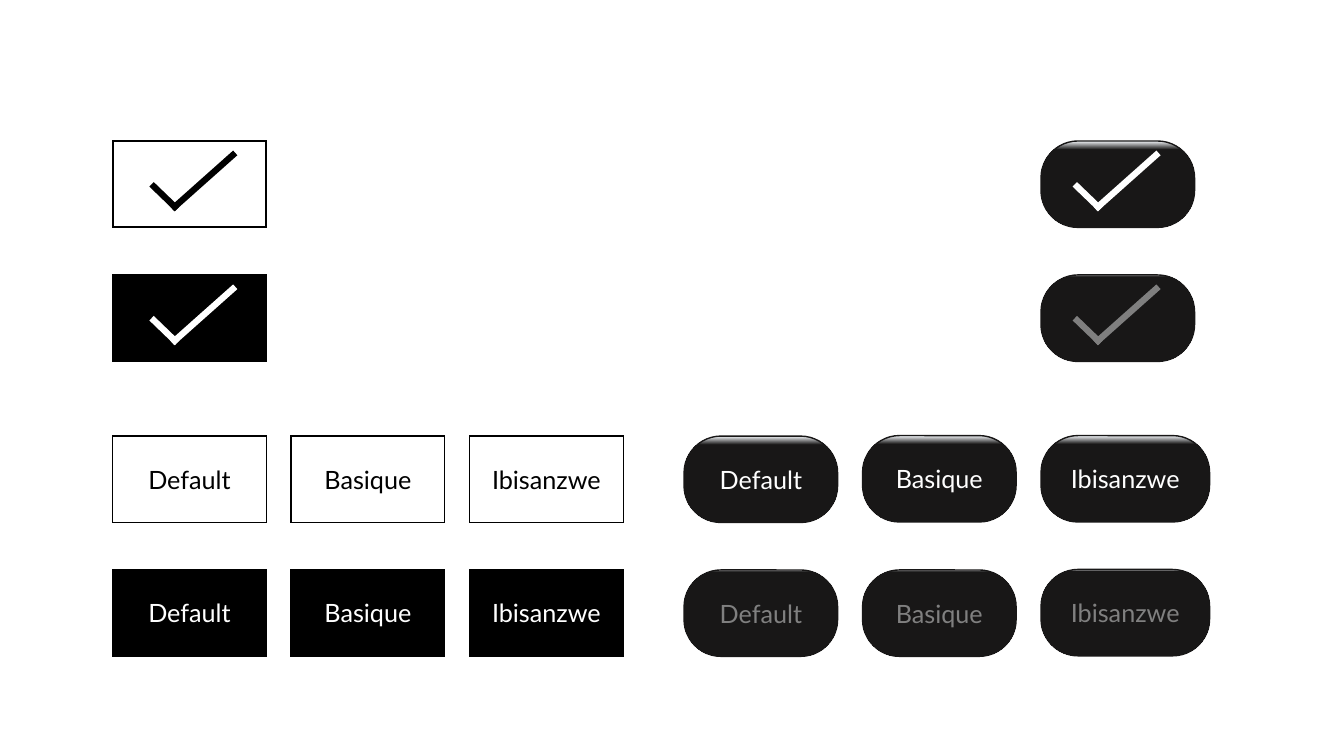
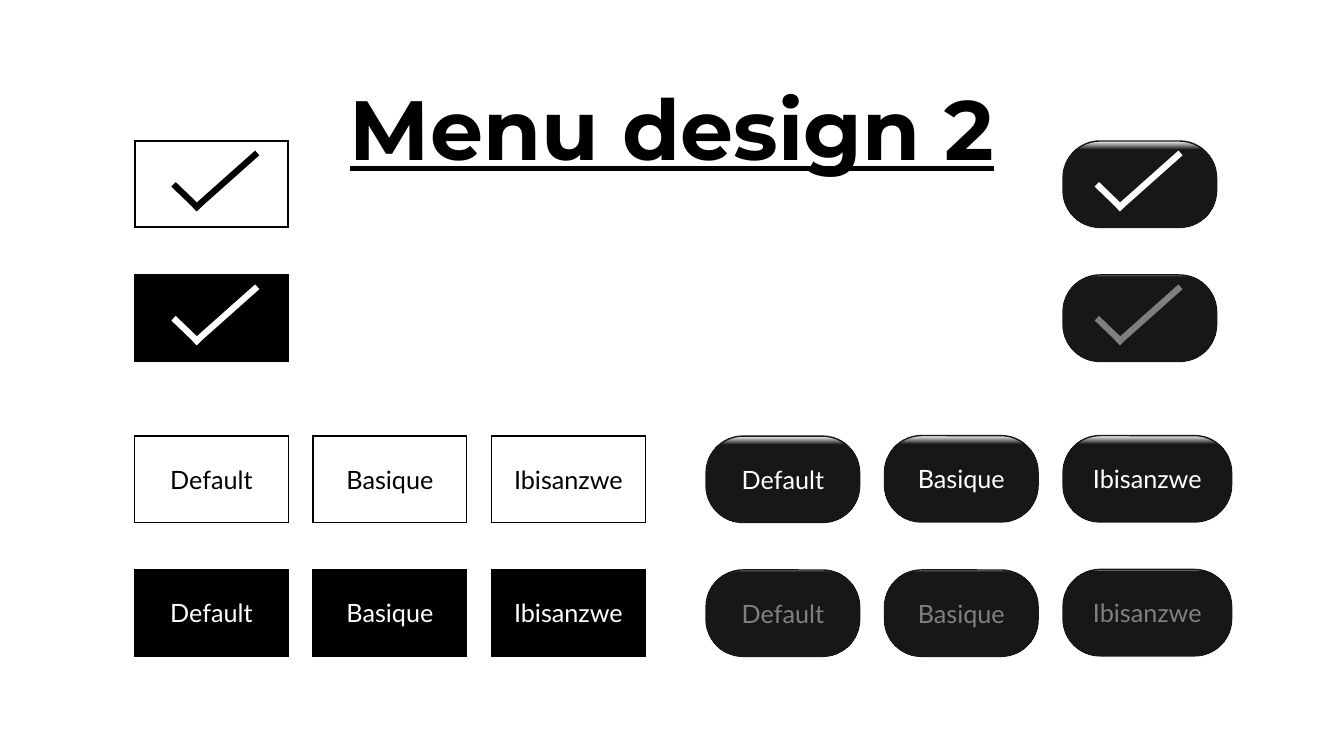
Before and after one commit to dan4am/urubugu, a slide deck: slide 3 of assets/buttons.pptx. Drawn at 1344x756 pixels with LibreOffice and Linux fonts; fonts in the diff are those of the drawing. Boxes give left, top, right and bottom in pixels: in the first picture for what was removed or moved away, otherwise in the second. Text is boxed around its words. In the diff, an @@ line names an element or a change of style, - is before the commit and + after.

```diff
--- a/assets/buttons.pptx
+++ b/assets/buttons.pptx
@@ text added at (350,94,994,177), 60 pt, text #000000, bold, underline @@
+Menu design 2
@@ 2 rounded rectangles, 2 lines: place and size @@
-2 rounded rectangles, 2 lines at (172,153,445,656)
+2 rounded rectangles, 2 lines at (195,153,467,656)
@@ 12 rounded rectangles, 6 lines, 2 rectangles: place and size @@
-12 rounded rectangles, 6 lines, 2 rectangles at (113,141,1210,656)
+12 rounded rectangles, 6 lines, 2 rectangles at (135,141,1232,656)
```
Also in this commit, not shown: 4 other slides changed, 2 slides added, 2 slides removed, 28 other files.
